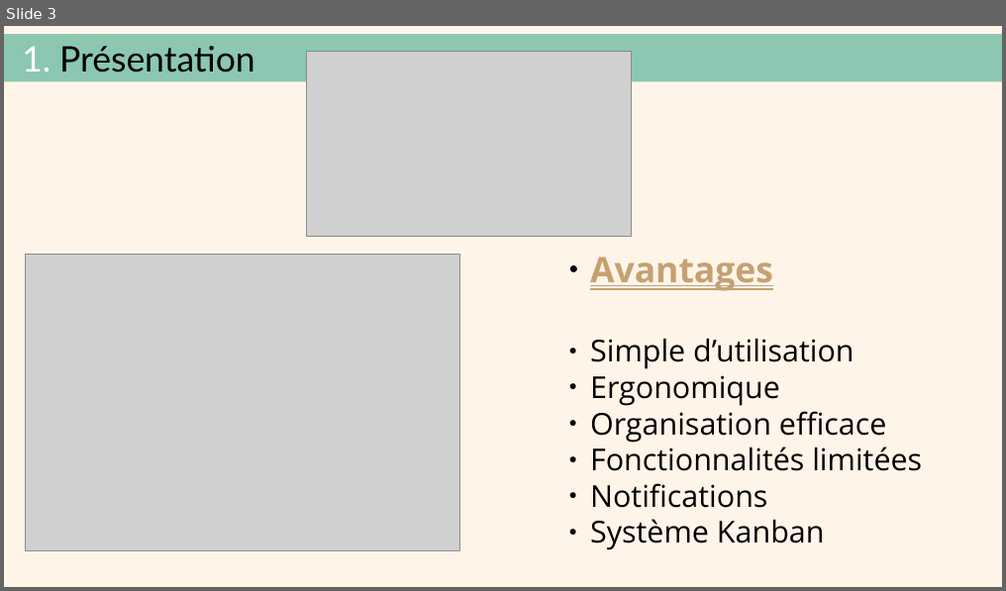
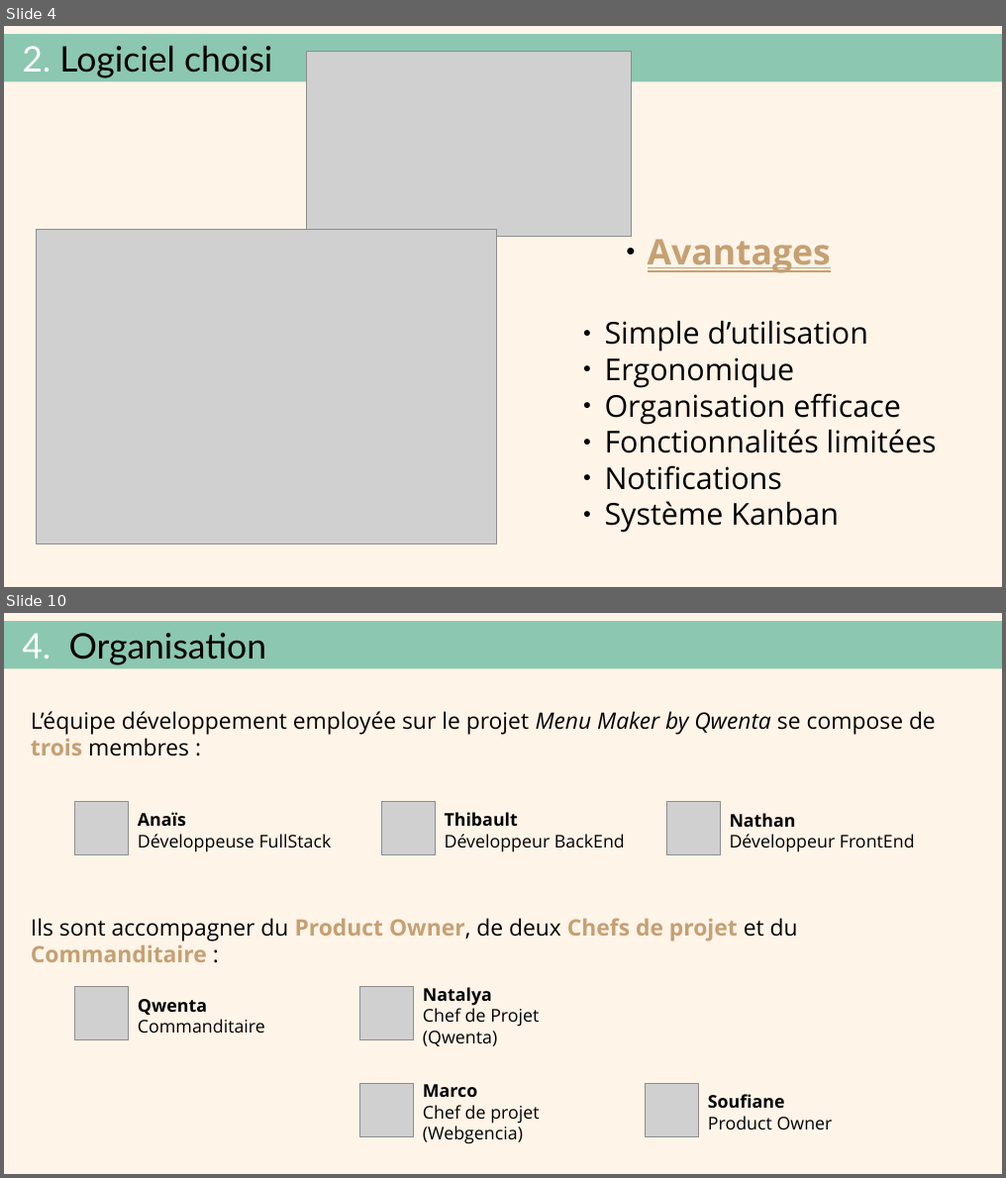
Before and after one commit to AudreyYuedra/MenuMaker-Qwenta_OC_P7, a slide deck: PPT Trello_Kanban.odp. Shown one above the other, each under a label of ours: slide 3 before the commit, slides 4 and 10 after it; the slides between them are not shown. The pictures are 1006x591 and 1006x1178 pixels, drawn with LibreOffice and Linux fonts; fonts in the diff are those of the drawing; grey boxes stand for pictures. Boxes give left, top, right and bottom in pixels: in the first picture for what was removed or moved away, otherwise in the second. Text is boxed around its words. In the diff, an @@ line names an element or a change of style, - is before the commit and + after.

Commit message:
Finition PPT Kanban + PDF

```diff
--- a/PPT Trello_Kanban.odp
+++ b/PPT Trello_Kanban.odp
@@ slide 10 added at <box>4,613,1002,1174</box>, background #FFF4E8 @@
@@ title added at <box>4,621,1002,669</box>, fill #8BC7B1, 28 pt, text #000000 @@
+4. Organisation
@@ text added at <box>31,711,936,757</box>, 18 pt, text #000000 @@
+L’équipe développement employée sur le projet Menu Maker by Qwenta se compose de trois membres :
@@ picture added at <box>75,802,129,856</box> @@
@@ text added at <box>138,812,332,853</box>, 14 pt, text #000000 @@
+Anaïs
+Développeuse FullStack
@@ picture added at <box>381,802,435,856</box> @@
@@ text added at <box>445,812,625,853</box>, 14 pt, text #000000 @@
+Thibault
+Développeur BackEnd
@@ picture added at <box>667,802,721,856</box> @@
@@ text added at <box>730,813,915,853</box>, 14 pt, text #000000 @@
+Nathan
+Développeur FrontEnd
@@ text added at <box>31,918,798,962</box>, 18 pt, text #C5A073, bold @@
+Ils sont accompagner du Product Owner, de deux Chefs de projet et du Commanditaire :
@@ picture added at <box>75,987,129,1041</box> @@
@@ picture added at <box>360,987,414,1041</box> @@
@@ text added at <box>423,987,539,1047</box>, 14 pt, text #000000 @@
+Natalya
+Chef de Projet
+(Qwenta)
@@ text added at <box>138,999,265,1033</box>, 14 pt, text #000000 @@
+Qwenta
+Commanditaire
@@ picture added at <box>360,1084,414,1138</box> @@
@@ text added at <box>423,1084,539,1145</box>, 14 pt, text #000000 @@
+Marco
+Chef de projet
+(Webgencia)
@@ picture added at <box>647,1084,699,1138</box> @@
@@ text added at <box>708,1094,833,1130</box>, 14 pt, text #000000 @@
+Soufiane
+Product Owner
@@ what was slide 3 is now slide 4 @@
@@ slide 4 changed as well @@
@@ title at <box>22,46,272,78</box>: text changed @@
-1. Présentation
+2. Logiciel choisi
@@ picture: place and size @@
-picture at <box>26,255,460,552</box>
+picture at <box>36,229,497,544</box>
@@ text "Avantages": place and size @@
-text "Avantages" at <box>590,257,922,551</box>
+text "Avantages" at <box>605,239,937,533</box>
@@ text at <box>648,239,831,274</box>: list level 1 to 3 in "Avantages" @@
```
Also in this commit, not shown: 5 other slides changed, 4 other slides added, 2 slides removed, 1 other file.
